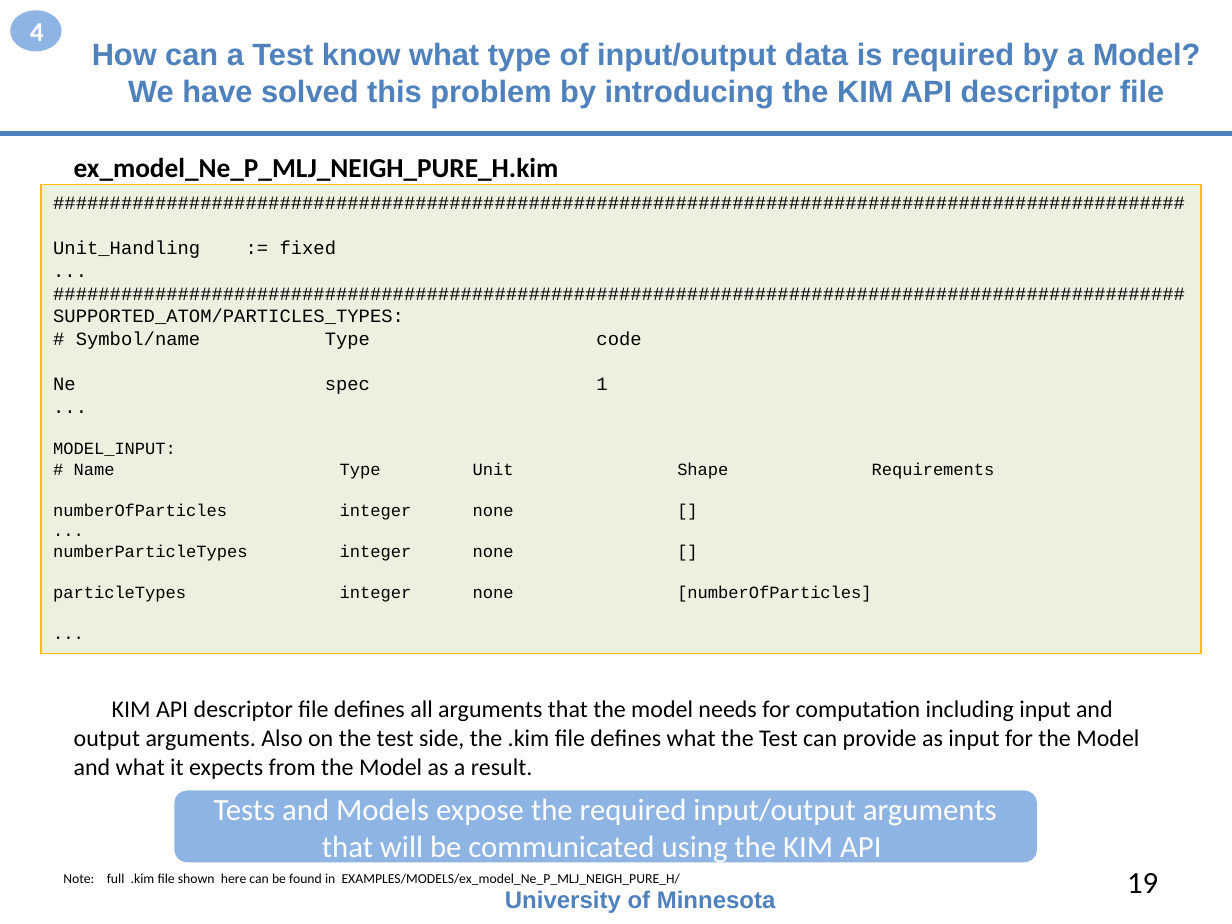
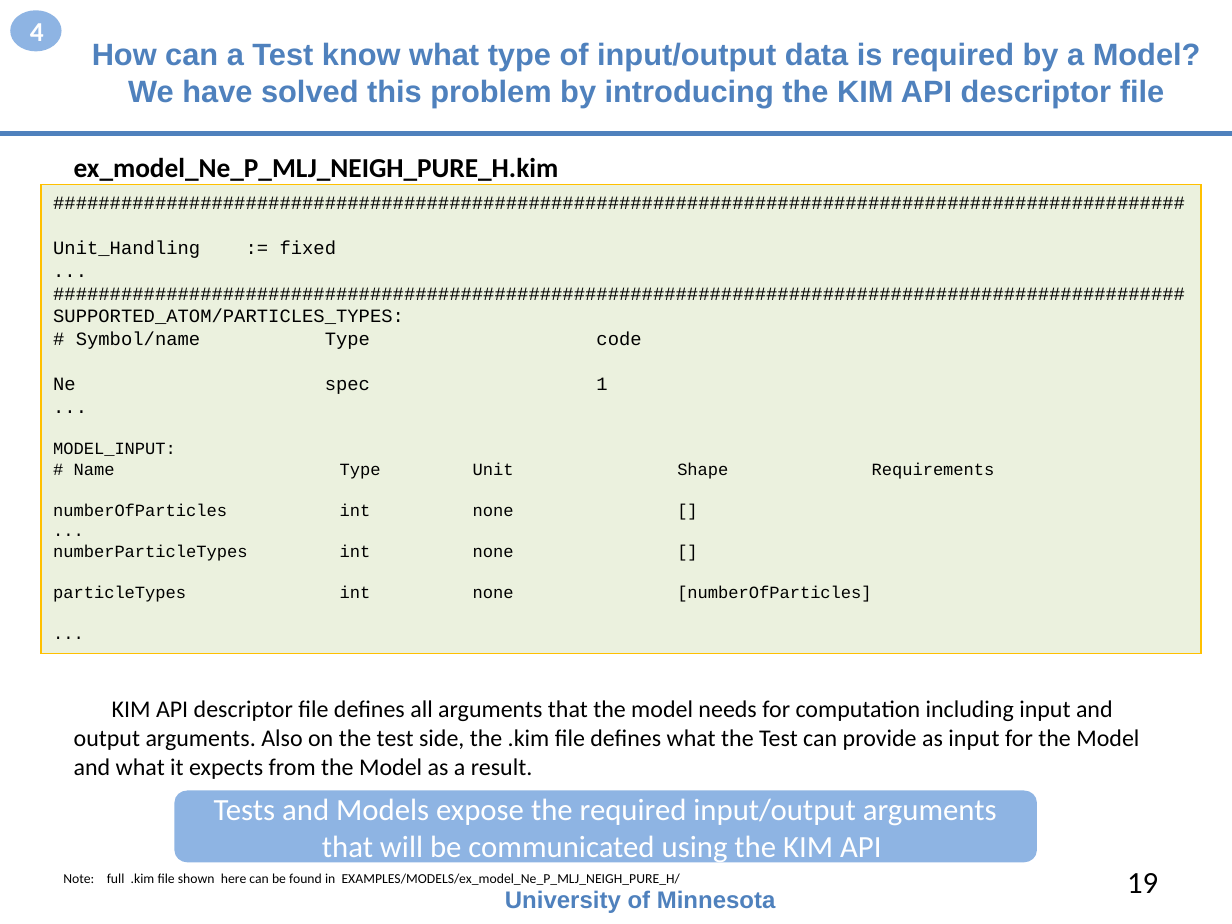
Before and after one commit to openkim/kim-api, a slide deck: slide 19 of DOCS/openkim-api-introduction.pptx. Drawn at 1232x924 pixels with LibreOffice and Linux fonts; fonts in the diff are those of the drawing. Boxes give left, top, right and bottom in pixels: in the first picture for what was removed or moved away, otherwise in the second. Text is boxed around its words. In the diff, an @@ line names an element or a change of style, - is before the commit and + after.

```diff
--- a/DOCS/openkim-api-introduction.pptx
+++ b/DOCS/openkim-api-introduction.pptx
@@ text in rectangle at (53, 503, 514, 516): text changed @@
-numberOfParticles integer none []
+numberOfParticles int none []
@@ text in rectangle at (53, 544, 871, 602): text changed @@
-numberParticleTypes integer none []
-particleTypes integer none [numberOfParticles]
+numberParticleTypes int none []
+particleTypes int none [numberOfParticles]
```
Also in this commit, not shown: 14 other slides changed, 1 slide removed, 25 other files.
